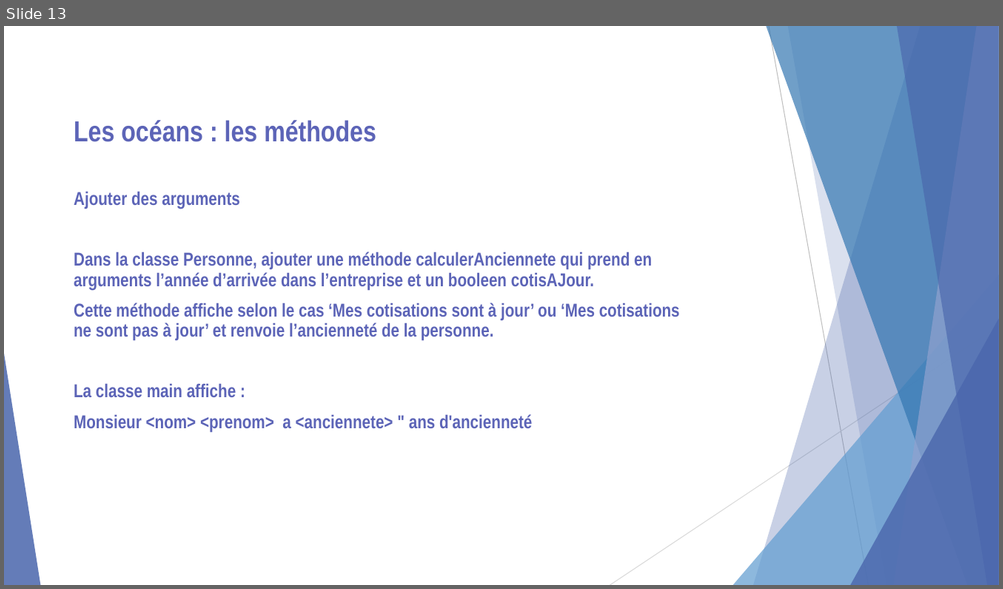
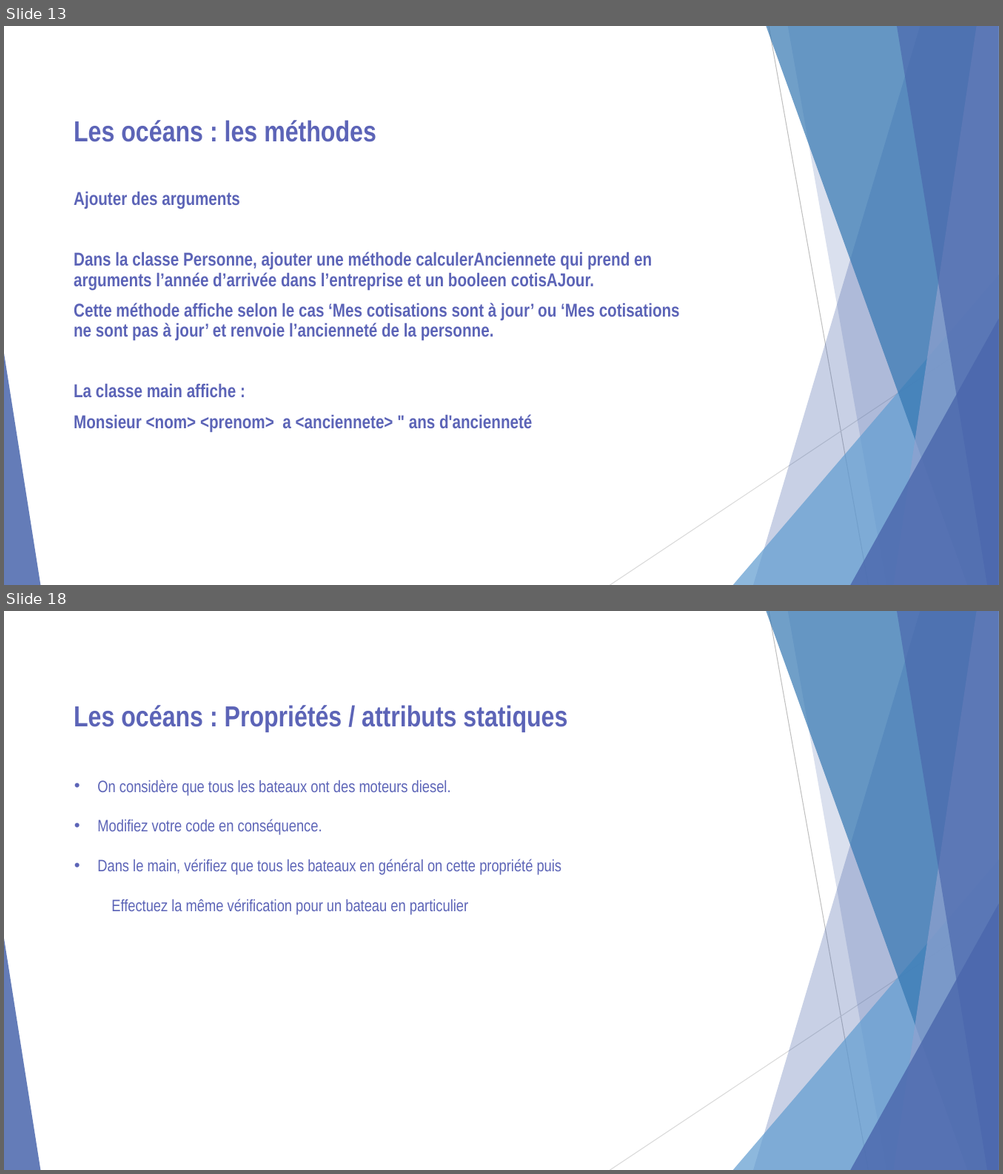
Before and after one commit to LucxxM/CoursAfpaFredBackUp, a slide deck: cours/Proget oceans_Exercices.pptx. Shown one above the other, each under a label of ours: slide 13 before the commit, slides 13 and 18 after it; the slides between them are not shown. The pictures are 1003x589 and 1003x1174 pixels, drawn with LibreOffice and Linux fonts; fonts in the diff are those of the drawing. Boxes give left, top, right and bottom in pixels: in the first picture for what was removed or moved away, otherwise in the second. Text is boxed around its words. In the diff, an @@ line names an element or a change of style, - is before the commit and + after.

```diff
--- a/cours/Proget oceans_Exercices.pptx
+++ b/cours/Proget oceans_Exercices.pptx
@@ slide 18 added at (4, 611, 999, 1170), background #FFFFFF; not listed: 10 template elements that a slide beside it also shows @@
@@ text added at (74, 705, 567, 732), 28 pt, text #5C64B7, bold @@
+Les océans : Propriétés / attributs statiques
@@ text added at (97, 780, 562, 915), 16 pt, text #5C64B7 @@
+• On considère que tous les bateaux ont des moteurs diesel.
+• Modifiez votre code en conséquence.
+• Dans le main, vérifiez que tous les bateaux en général on cette propriété puis
+  Effectuez la même vérification pour un bateau en particulier
```
Also in this commit, not shown: 4 slides changed, 10 other slides added, 21 other files.
